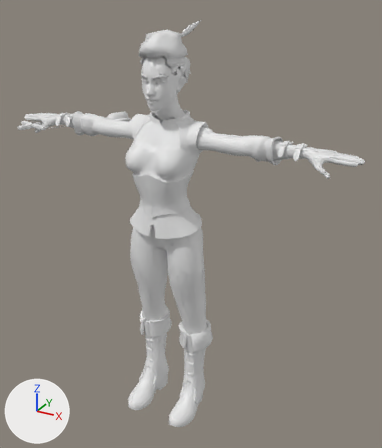
Before and after pictures for a commit that changed the glTF model unity/Tools~/models/heroes_hd/SB_Hero_pernille_HD.glb.
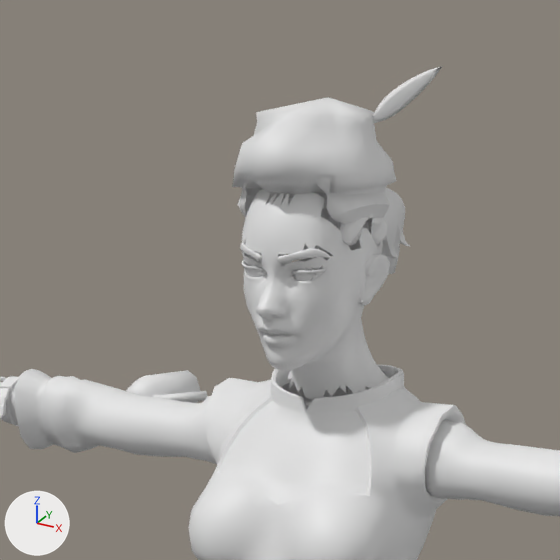
Old and new are each drawn whole from a camera (50 mm lens) standing at (1.171, -1.882, 1.984) and looking at (0.024, 0.204, 0.941) and again close up on the part from 18% to 62% of the width and 0% to 38% of the height. Lighting does not change. The marker at lower left points along +X, +Y and +Z. The last two pictures show the newer version. Vertices at exactly the same position are counted once.

In view in the first close-up: 'SB_Hero_pernille'.
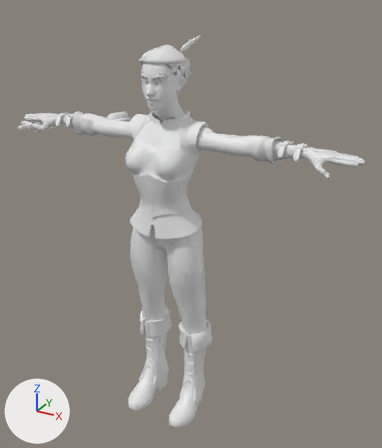
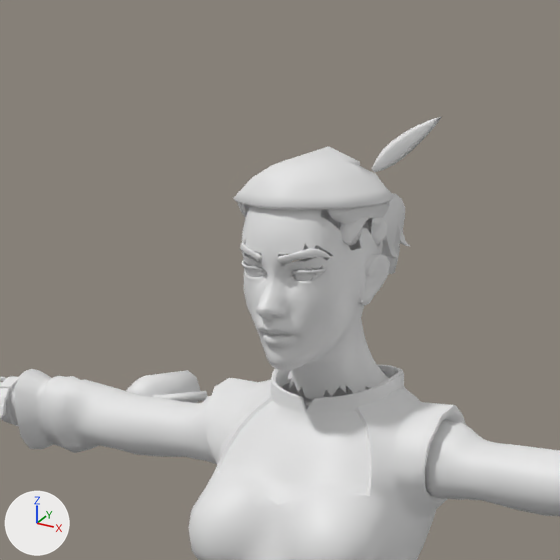
Patch to the scene script:
```diff
--- a/unity/Tools~/models/heroes_hd/SB_Hero_pernille_HD.glb.py
+++ b/unity/Tools~/models/heroes_hd/SB_Hero_pernille_HD.glb.py
@@ me_face @@
 # used by ob_sb_hero_pernille; location = (0.0, 0.0, 0.0)
-me_face.from_pydata(...)  # 12651 vertices, 22837 faces; spans x -0.83..0.83, y -0.17..0.54, z -0.01..1.88
+me_face.from_pydata(...)  # 12651 vertices, 22837 faces; spans x -0.83..0.83, y -0.17..0.54, z -0.01..1.83
+# me_face part 1: the loose piece of 51 vertices spanning x 0.06..0.13, y 0.05..0.09, z 1.82..1.88 is moved by (0.0, 0.0, -0.06)
+# me_face part 2: 609 of 12651 vertices moved; they spanned x -0.09..0.09, y -0.1..0.16, z 1.73..1.85 and now span x -0.09..0.09, y -0.08..0.15, z 1.72..1.79; mean shift (0.0, 0.0, -0.03); largest move (-0.07, 0.02, 1.83) -> (-0.03, 0.04, 1.77)
```

Location of each change, [x1, y1, x2, y2] in pixels of the close-ups (560 x 560 px; the box of a moved part takes in the faces that stretch with it):
'SB_Hero_pernille', reshaped
    before: [0, 66, 560, 560]
    after: [0, 117, 560, 560]
part 1 of me_face, moved or reshaped
    before: [373, 66, 443, 123]
    after: [372, 117, 442, 172]
part 2 of me_face, moved or reshaped
    before: [232, 97, 397, 214]
    after: [234, 146, 396, 214]
